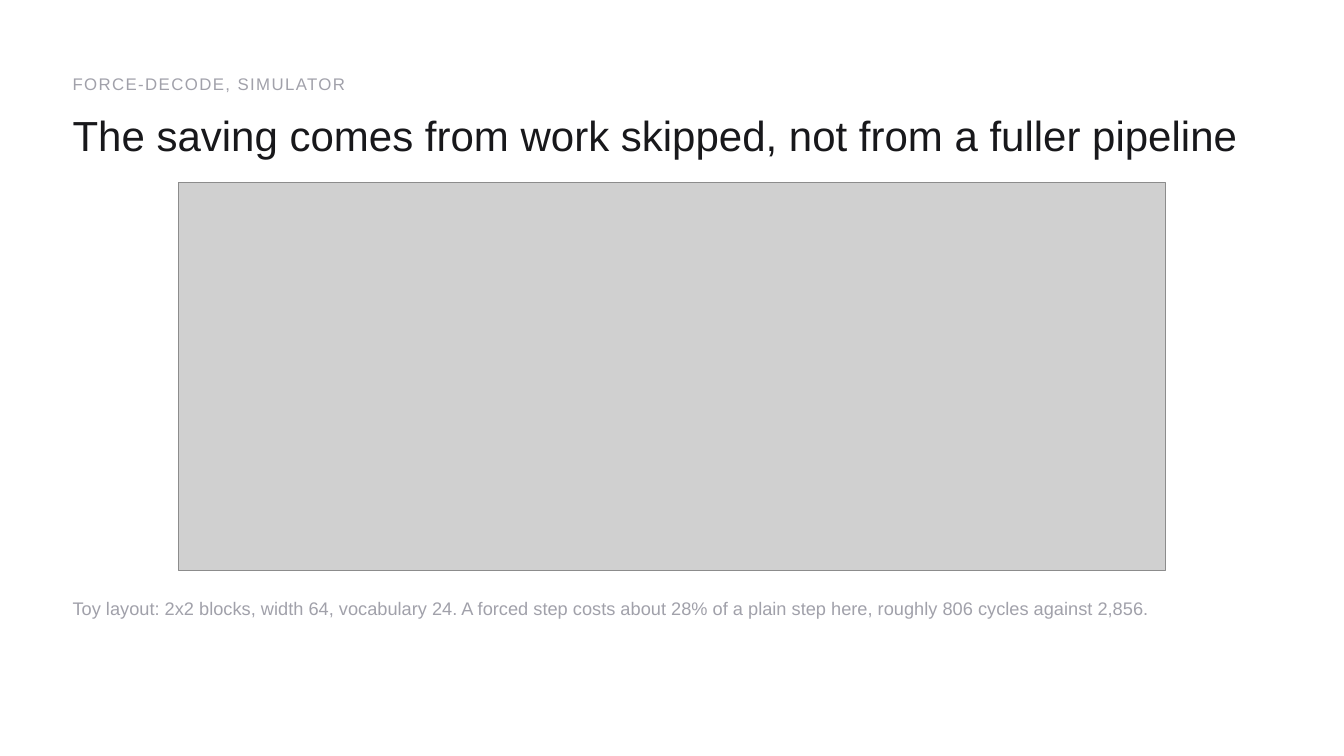
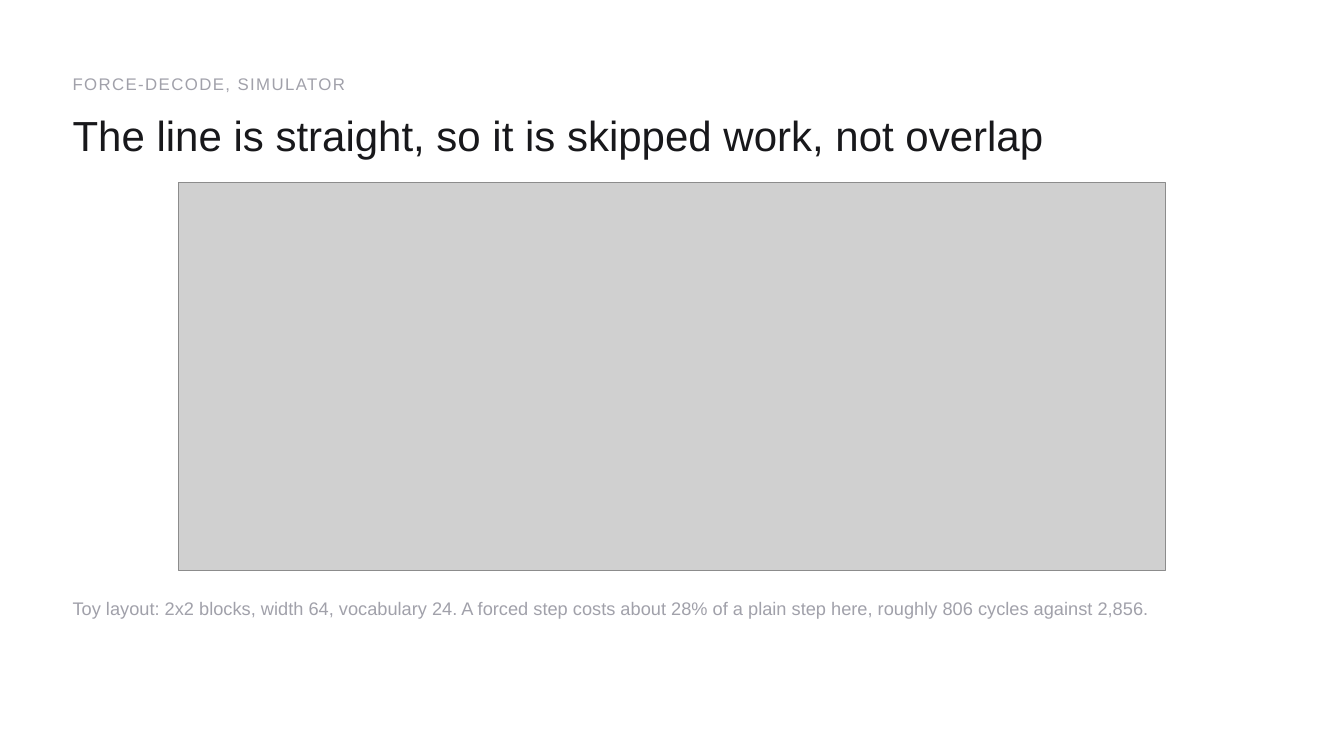
Before and after one commit to happyandslow/agent-memory, a slide deck: slide 11 of projects/WaferEngine-staging/meetings/2026-07-26.pptx (slide 10 before the commit). Drawn at 1344x756 pixels with LibreOffice and Linux fonts; fonts in the diff are those of the drawing; grey boxes stand for pictures. Boxes give left, top, right and bottom in pixels: in the first picture for what was removed or moved away, otherwise in the second. Text is boxed around its words. In the diff, an @@ line names an element or a change of style, - is before the commit and + after.

```diff
--- a/projects/WaferEngine-staging/meetings/2026-07-26.pptx
+++ b/projects/WaferEngine-staging/meetings/2026-07-26.pptx
@@ text at (73,120,1043,160): text changed @@
-The saving comes from work skipped, not from a fuller pipeline
+The line is straight, so it is skipped work, not overlap
```
Also in this commit, not shown: 5 other slides changed, 1 slide added, 7 other files.
